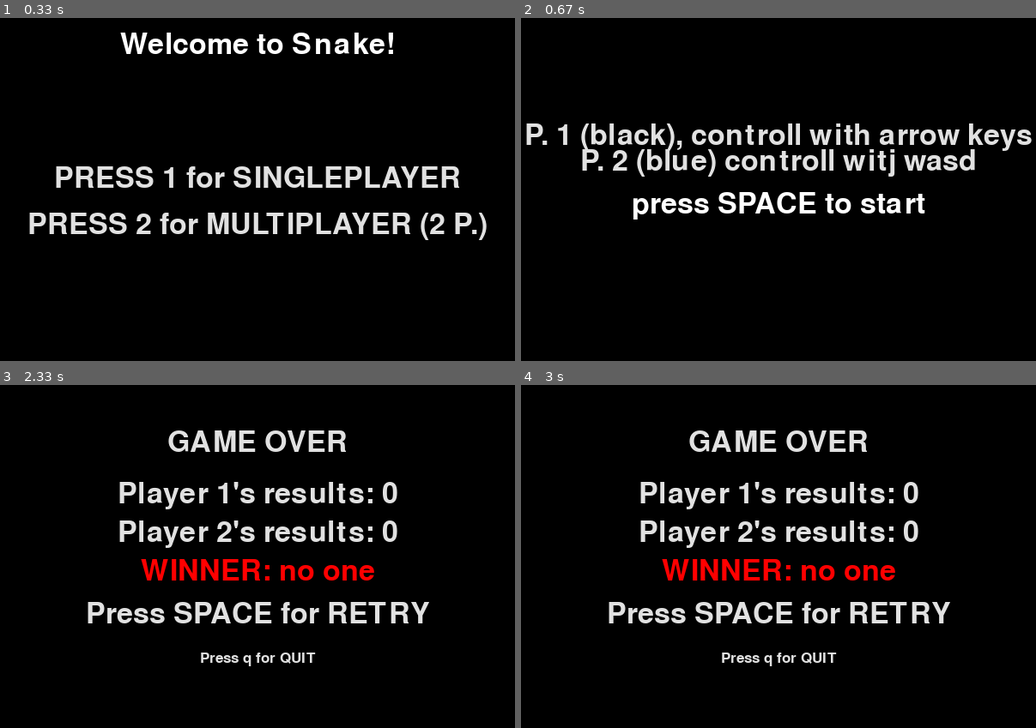
Above: before the commit, frames 1-4 (two rows, left to right).
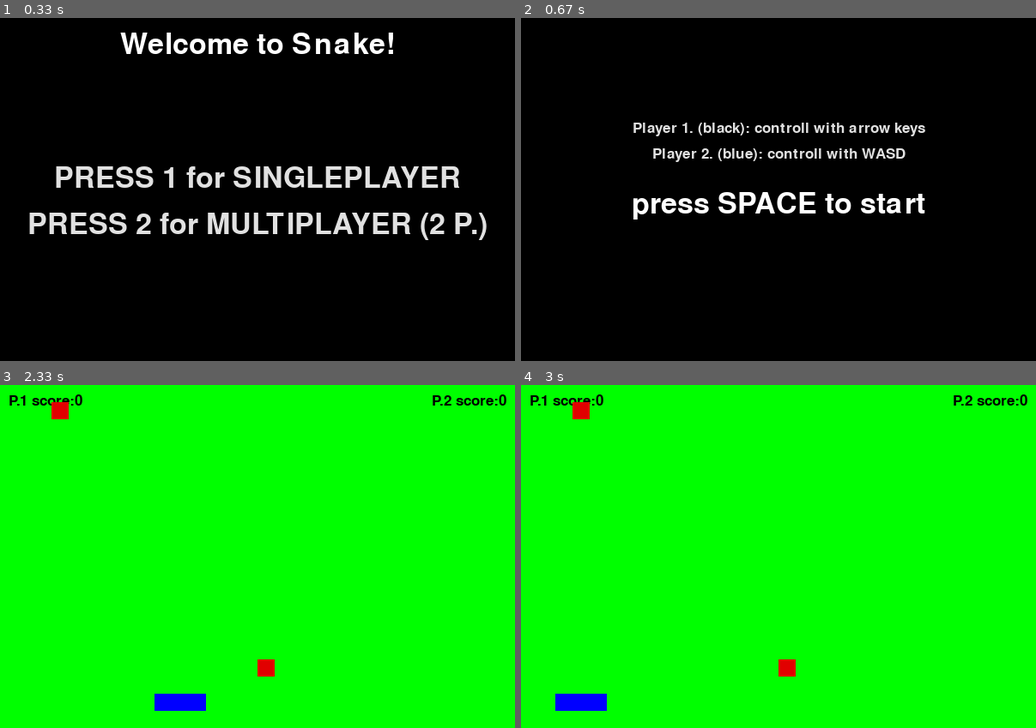
Above: after the commit, the same moments.

Repository: ez-cyver/pygame
Game: pygame game, started from snake.py
Same seed, same stepped clock (60 frames per second), same inputs: the game is played once before the commit and once after it.
Inputs:
- Up to frame 1 (0.33 s): no input
- Up to frame 2 (0.67 s): tap 2 at 0.33 s
- Up to frame 3 (2.33 s): tap Space at 0.67 s; tap S at 1 s; tap A at 1.33 s
- Up to frame 4 (3 s): no input

Frame 1 is identical in both runs. In frame 2, 5.5% of the frame differs, in the area x 1-100%, y 30-47%; in frame 3, 100%, in the area x 0-100%, y 0-100%; in frame 4, 100%.

Commit message:
Update snake.py

Diff:
--- a/snake.py
+++ b/snake.py
@@ -108,8 +108,8 @@
                     score = 0
                     score_player_1 = 0
                     score_player_2 = 0
-                    snake_2_dead = 0
-                    sanke_dead = 0
+                    snake_2_dead = False
+                    sanke_dead = False
 
 
             elif game_state == "play" and sanke_dead == False:
@@ -166,23 +166,14 @@
         )
 
         if multyplayer == False:
-            controll_text= font1.render(   #creating the controll text
-                "controll with arrow keys", True, (225, 225, 225)
-            )
-            window.blit()
-            controll_text, (width//2 - controll_text.get_width()//2, height//2 + start_text.get_height() - 130
-            )
-
-        if multyplayer == True:
-            controll_text_1 = font1.render(
-                "P. 1 (black), controll with arrow keys", True, (225, 225, 225)
-            )
-            controll_text_2 = font1.render(
-                "P. 2 (blue) controll witj wasd", True, (225, 225, 225)
-            )
+            controll_text = font2.render("controll with arrow keys", True, (225, 225, 225))
+            window.blit(controll_text, (width//2 - controll_text.get_width()//2, height//2 - 60))
+        else:
+            controll_text_1 = font2.render("Player 1. (black): controll with arrow keys", True, (225, 225, 225))
+            controll_text_2 = font2.render("Player 2. (blue): controll with WASD", True, (225, 225, 225))
             window.blits([
-                (controll_text_1, (width//2 - controll_text_1.get_width()//2, height//2 - 80)),   # y = 120
-                (controll_text_2, (width//2 - controll_text_2.get_width()//2, height//2 - 50)),   # y = 150
+                (controll_text_1, (width//2 - controll_text_1.get_width()//2, height//2 - 80)),
+                (controll_text_2, (width//2 - controll_text_2.get_width()//2, height//2 - 50)),
             ])
 
         window.blit(
@@ -194,49 +185,50 @@
 
         if move_timer >= move_delay:
             move_timer = 0
-            new_head_1 = [snake_body_1[0][0] + change_x_1, snake_body_1[0][1]+change_y_1]
-            snake_body_1.insert(0,new_head_1) #adds a new body
-            if new_head_1 == apple_pos_1:
+            if not sanke_dead:
+                new_head_1 = [snake_body_1[0][0] + change_x_1, snake_body_1[0][1]+change_y_1]
+                snake_body_1.insert(0,new_head_1) #adds a new body
+                if new_head_1 == apple_pos_1:
+                    if multyplayer == False:
+                        score += 1
+                    else:
+                        score_player_1 += 1
+
+                    apple_pos_1 = [
+                        random.randrange(0, width, block_size),
+                        random.randrange(0, height, block_size),
+                    ]
+                elif multyplayer == True and new_head_1 == apple_pos_2:
+                    score_player_1 += 1
+                    apple_pos_2 = [
+                        random.randrange(0, width, block_size),
+                        random.randrange(0, height, block_size),
+                    ]
+                else:
+                    snake_body_1.pop()
                 if multyplayer == False:
-                    score += 1
-                else:
-                    score_player_1 += 1
-
-                apple_pos_1 = [
-                    random.randrange(0, width, block_size),
-                    random.randrange(0, height, block_size),
-                ]
-            elif multyplayer == True and new_head_1 == apple_pos_2:
-                score_player_1 += 1
-                apple_pos_2 = [
-                    random.randrange(0, width, block_size),
-                    random.randrange(0, height, block_size),
-                ]
-            else:
-                snake_body_1.pop()
-            if multyplayer == False:
-                if record_score < score:
-                    record_score += 1
-
-
-            if(
-                snake_body_1[0][0] < 0
-                or snake_body_1 [0][0] >= width
-                or snake_body_1 [0][1] < 0
-                or snake_body_1 [0][1] >= height
-            ):
-                sanke_dead = True
-
-
-
-            for block in snake_body_1 [1:]:
-                if snake_body_1[0] == block:
-                        sanke_dead = True
-
-
-
-
-            if multyplayer == True:#sanake_2
+                    if record_score < score:
+                        record_score += 1
+
+
+                if(
+                    snake_body_1[0][0] < 0
+                    or snake_body_1 [0][0] >= width
+                    or snake_body_1 [0][1] < 0
+                    or snake_body_1 [0][1] >= height
+                ):
+                    sanke_dead = True
+
+
+
+                for block in snake_body_1 [1:]:
+                    if snake_body_1[0] == block:
+                            sanke_dead = True
+
+
+
+
+            if multyplayer == True and not snake_2_dead:
                 new_head_2 = [snake_body_2[0][0] + change_x_2, snake_body_2[0][1]+change_y_2]
                 snake_body_2.insert(0,new_head_2) #adds a new body
                 if new_head_2 == apple_pos_1:
@@ -264,17 +256,24 @@
 
                 for block in snake_body_2 [1:]:
                     if snake_body_2[0] == block:
-                        if multyplayer == False:
-                            sanke_2_dead = True
-
-                for block in snake_body_2 [1:]:
-                    if snake_body_2[0] == block:
-                        if multyplayer == False:
-                            sanke_2_dead = True
-
-
-            if sanke_dead == True:
-                game_state = "menu"
+                        snake_2_dead = True
+
+
+            if multyplayer == True:
+                if snake_body_1[0] in snake_body_2:
+                    sanke_dead = True
+                if snake_body_2[0] in snake_body_1:
+                    snake_2_dead = True
+
+            if sanke_dead:
+                snake_body_1 = [[-1000, -1000]]
+            if snake_2_dead:
+                snake_body_2 = [[-1000, -1000]]
+
+
+            game_over = sanke_dead and (snake_2_dead or not multyplayer)
+
+            if game_over:
                 game_state = "menu"
                 snake_body_1 = [[300, 200], [280, 200], [260, 200]]
                 snake_body_2 = [[300, 300], [280, 300], [260, 300]]
